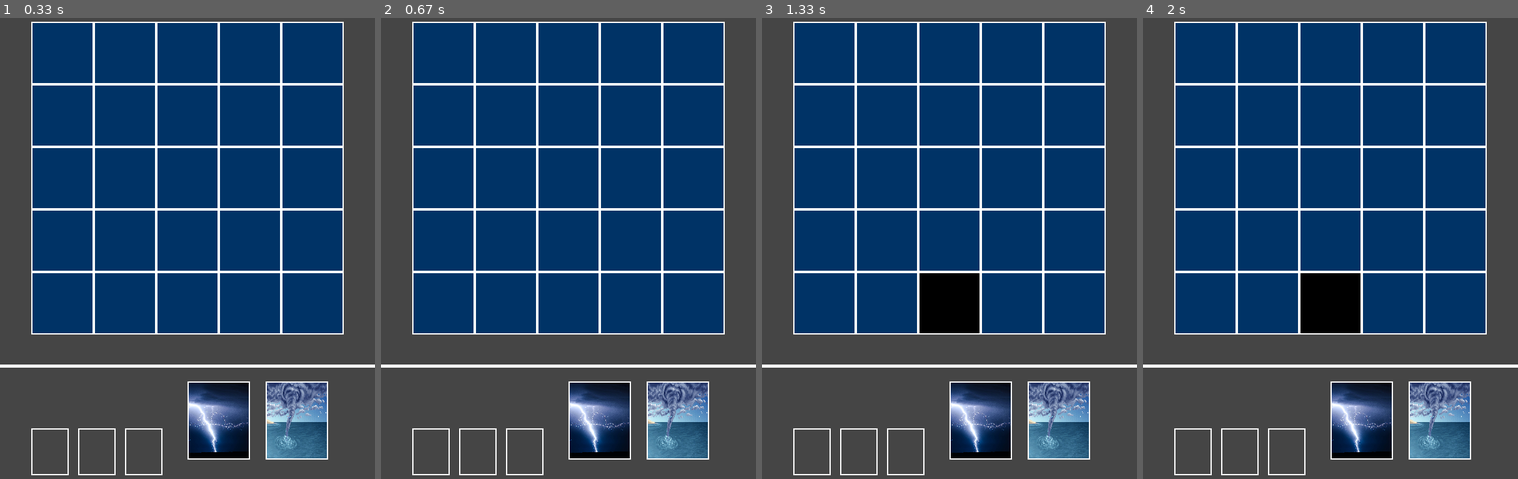
Above: before the commit, frames 1-4 (left to right).
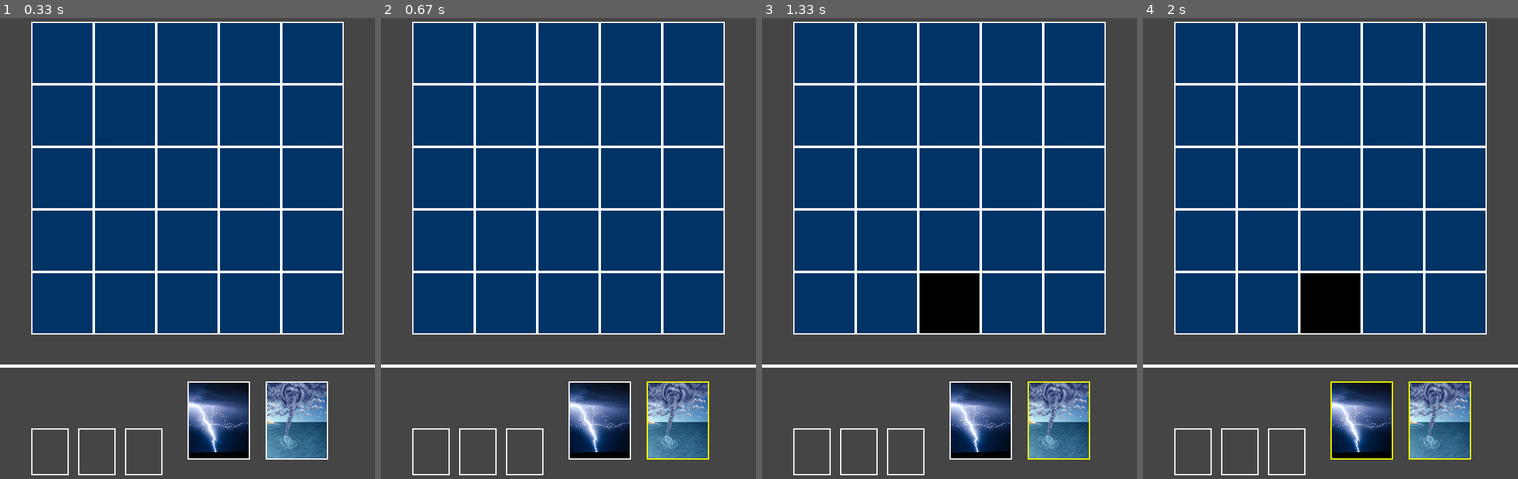
Above: after the commit, the same moments.

Repository: wlsdn2749/Rostark-Transcendence-Simulator
Game: pygame game, started from games/main.py
The game is run twice, just before and just after one commit, with the same random seed, the same clock (stepped at 60 frames per second) and the same inputs.
Inputs (mouse positions are in pixels of both pictures, inside the frame that each line leads up to):
- Up to frame 1 (0.33 s): no input
- Up to frame 2 (0.67 s): click (677, 414) at 0.38 s
- Up to frame 3 (1.33 s): click (949, 271) at 0.72 s
- Up to frame 4 (2 s): click (1360, 414) at 1.55 s

Frame 1 is identical in both runs. In frame 2, 0.2% of the frame differs, in the area x 70-88%, y 78-96%; in frame 3, 0.2%; in frame 4, 0.4%, in the area x 50-88%, y 78-96%.

Commit message:
add: feature slot selected

Diff:
--- a/games/main.py
+++ b/games/main.py
@@ -47,8 +47,8 @@
 
 # 정령 보관 슬롯 그리기
 slots: List[Slot] = []
-slots.append(Slot(300, 625, 100, 125))  # 300, 625 ~ 350, 775
-slots.append(Slot(425, 625, 100, 125))  # 300, 625 ~ 350, 775
+slots.append(Slot(300, 625, 100, 125))  # (300, 625) ~ (400, 750)
+slots.append(Slot(425, 625, 100, 125))  # (425, 625) ~ (525, 750)
 slots[0].create(screen)
 slots[1].create(screen)
 
@@ -76,10 +76,16 @@
             game_over = True
         elif event.type == pygame.MOUSEBUTTONDOWN:
             x, y = pygame.mouse.get_pos()
-            if 50 <= x <= 550 and 50 <= y <= 550:
+            if 50 <= x <= 550 and 50 <= y <= 550:  # Tile Event
                 target_tile = tiles[(x - 50) // 100][(y - 50) // 100]
                 target_tile.destroy(screen)
                 print(x, y, target_tile.enabled)
+            elif 300 <= x <= 400 and 625 <= y <= 725:  # ! Slot 0
+                slots[0].toggle_select(screen)
+
+            elif 425 <= x <= 525 and 625 <= y <= 725:  # ! Slot 1
+                slots[1].toggle_select(screen)
+
             else:
                 print(x, y)
                 print("바깥쪽")
--- a/games/pakeages/gameobject.py
+++ b/games/pakeages/gameobject.py
@@ -5,6 +5,7 @@
 BLACK = (0, 0, 0)
 BLUE = (0, 0, 255)
 RED = (255, 0, 0)
+YELLOW = (255, 255, 0)
 DARK_RED = (150, 30, 30)
 TILE1 = (0, 51, 102)
 
@@ -73,16 +74,24 @@
 
     def __init__(self, *args: int, **kwargs: int) -> None:
         super().__init__(*args, **kwargs)
+        self.selected = False
 
     def create(self, surface: pygame.surface.Surface) -> None:
         # pygame.draw.rect(surface, TILE1, self)  # 채우기
-        pygame.draw.rect(surface, WHITE, self, 2)  # 하얀색으로 Boarding
+        if not self.selected:
+            pygame.draw.rect(surface, WHITE, self, 2)  # 하얀색으로 Boarding
+        else:
+            pygame.draw.rect(surface, YELLOW, self, 2)  # 노란색으로 Boarding
 
     def assign(self, surface: pygame.surface.Surface, card: Card) -> None:
         card.element.transform(self.width, self.height)
         surface.blit(card.element.image, self)
         self.create(surface)  # 테두리 다시 그려주기
 
+    def toggle_select(self, surface: pygame.surface.Surface) -> None:
+        self.selected = not self.selected
+        self.create(surface)
+
 
 # if __name__ == "__main__":
 #     t = Tile(50, 50, 50, 50)
